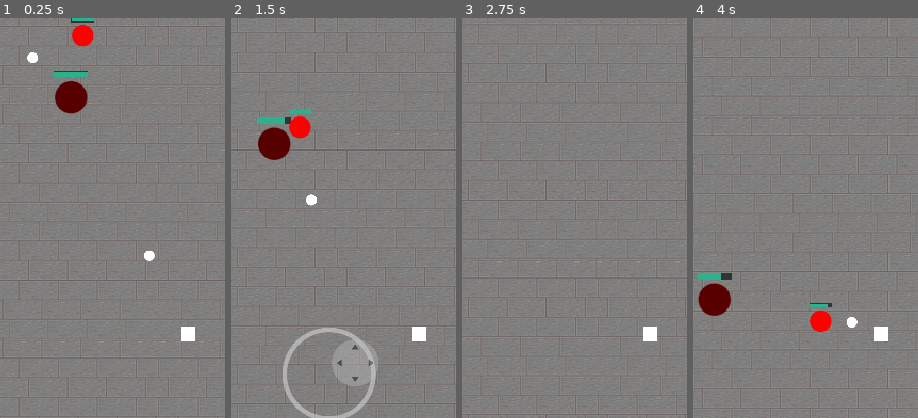
Above: before the commit, frames 1-4 (left to right).
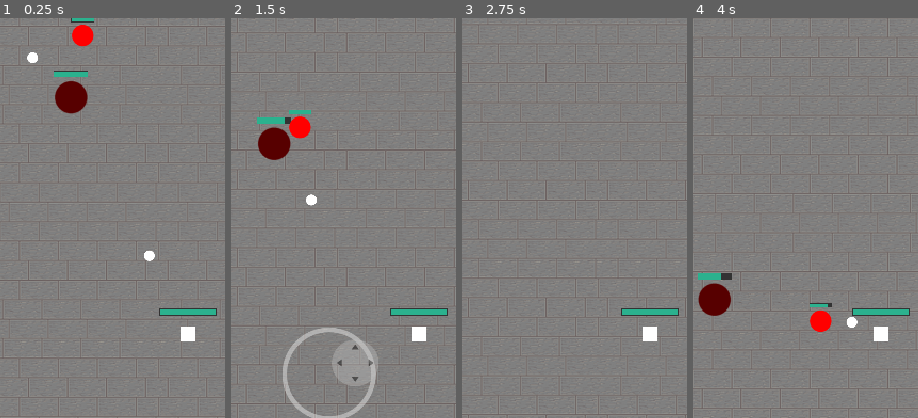
Above: after the commit, the same moments.

Repository: lucaswehmuth/zenrush
Game: Godot game, scene res://scenes/world.tscn
Same seed, same stepped clock (60 frames per second), same inputs: the game is played once before the commit and once after it.
Inputs (mouse positions are % of the whole screen's width and height, from its top left):
- Up to frame 1 (0.25 s): no input
- Up to frame 2 (1.5 s): move the mouse to (72, 45) at 0.52 s; hold D (move_right) 0.53-1.25 s; click (72, 45) at 0.67 s; drag from (30, 55) to (50, 50) at 1.27 s
- Up to frame 3 (2.75 s): move the mouse to (60, 28) at 2.02 s; hold D (move_right) from 2.03 s (still down)
- Up to frame 4 (4 s): release D (move_right) at 2.75 s; drag from (45, 70) to (20, 35) at 2.77 s; move the mouse to (80, 65) at 3.52 s; hold A (move_left) from 3.53 s (still down)
The pictures show only the part of the screen within x 8-58%, y 10-60%; the shares and areas given below are measured in that part.

The runs differ from the first frame. In frame 1, 0.5% of the frame differs, in the area x 70-97%, y 72-75%; in frame 2, 0.5%; in frame 3, 0.5%; in frame 4, 0.5%.

Commit message:
Added healthbar into player

Diff:
--- a/scenes/components/health_bar.tscn
+++ b/scenes/components/health_bar.tscn
@@ -33,9 +33,12 @@
 
 [node name="Damagebar" type="ProgressBar" parent="." unique_id=235382589]
 z_index = -1
-layout_mode = 0
-offset_right = 120.0
-offset_bottom = 20.0
+layout_mode = 1
+anchors_preset = 15
+anchor_right = 1.0
+anchor_bottom = 1.0
+grow_horizontal = 2
+grow_vertical = 2
 theme_override_styles/background = SubResource("StyleBoxFlat_cmd0n")
 theme_override_styles/fill = SubResource("StyleBoxFlat_ydep4")
 value = 80.0
--- a/scenes/player.gd
+++ b/scenes/player.gd
@@ -3,8 +3,9 @@
 var input_vector = Vector2.ZERO
 
 @onready var hurtbox: Hurtbox = $Hurtbox
+@onready var healthbar: HealthBar = $Healthbar
 
-@export var max_health: float = 99999.0
+@export var max_health: float = 1000
 @export var speed: float = 300.0
 @export var projectile_scene: PackedScene
 @export var attack_range: float = 300.0
@@ -15,6 +16,7 @@
 
 func _ready() -> void:
 	current_health = max_health
+	healthbar.setup(max_health)
 	hurtbox.hurt.connect(_on_hurt)
 
 func _on_hurt(hitbox: Hitbox) -> void:
@@ -29,6 +31,7 @@
 
 func take_damage(amount: float) -> void:
 	current_health -= amount
+	healthbar.health = current_health
 	print(self, "Took damage - health:", current_health)
 	if current_health <= 0.0:
 		die()
--- a/scenes/player.tscn
+++ b/scenes/player.tscn
@@ -4,6 +4,7 @@
 [ext_resource type="Script" uid="uid://bf5x8mssenyra" path="res://scenes/player.gd" id="1_g2els"]
 [ext_resource type="PackedScene" uid="uid://bbwmjpb5q3yv" path="res://scenes/attacks/base_projectile.tscn" id="2_qhqgy"]
 [ext_resource type="Script" uid="uid://c02u8oigkbql6" path="res://classes/hurtbox.gd" id="4_dqkch"]
+[ext_resource type="PackedScene" uid="uid://b63y66kfkg5r6" path="res://scenes/components/health_bar.tscn" id="5_qlg0r"]
 
 [sub_resource type="RectangleShape2D" id="RectangleShape2D_3vyb7"]
 size = Vector2(16, 16)
@@ -30,3 +31,9 @@
 
 [node name="CollisionShape2D" type="CollisionShape2D" parent="Hurtbox" unique_id=581859647]
 shape = SubResource("RectangleShape2D_g2els")
+
+[node name="Healthbar" parent="." unique_id=441642719 instance=ExtResource("5_qlg0r")]
+offset_left = -30.0
+offset_top = -26.0
+offset_right = 30.0
+offset_bottom = -20.0
